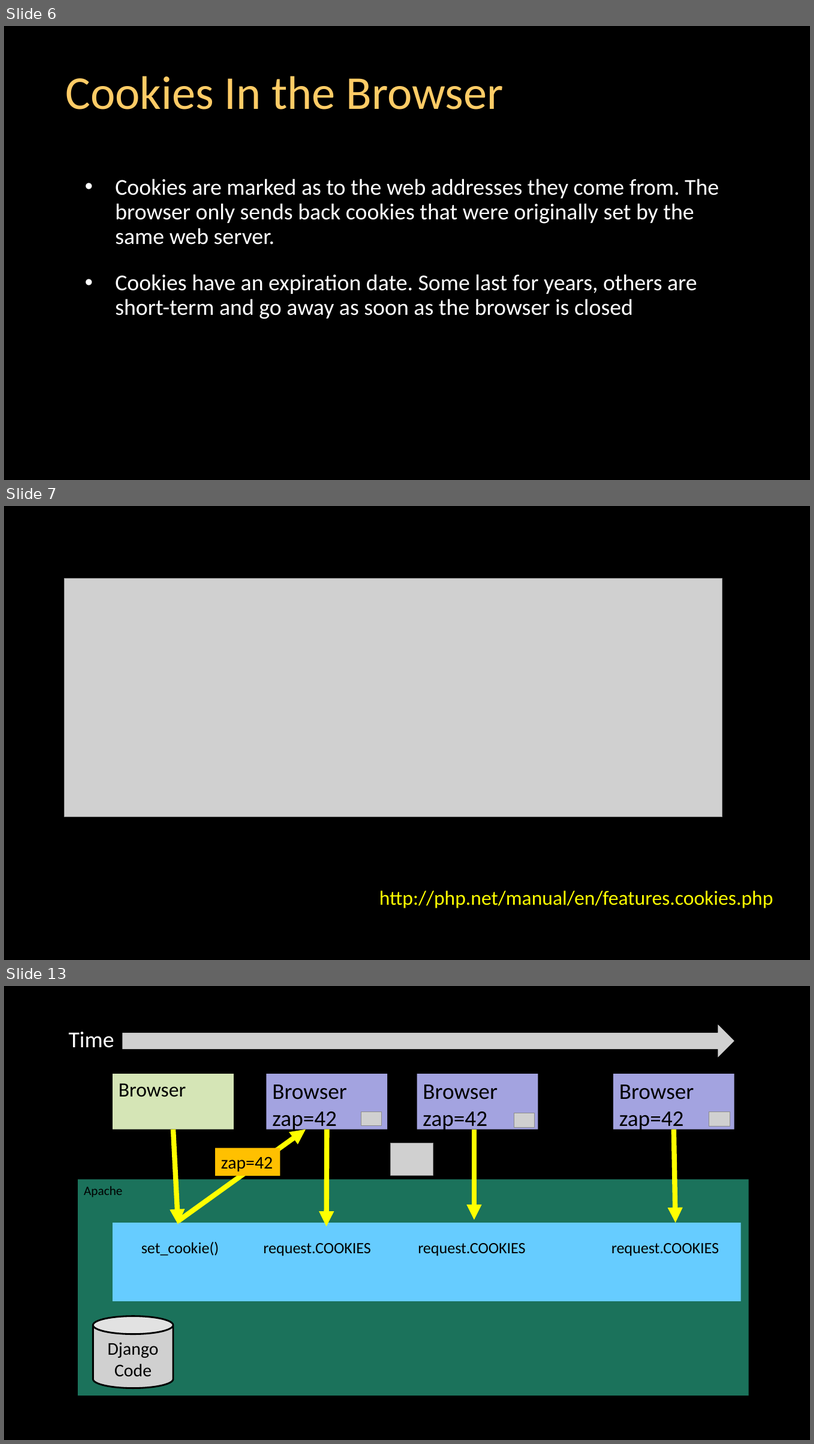
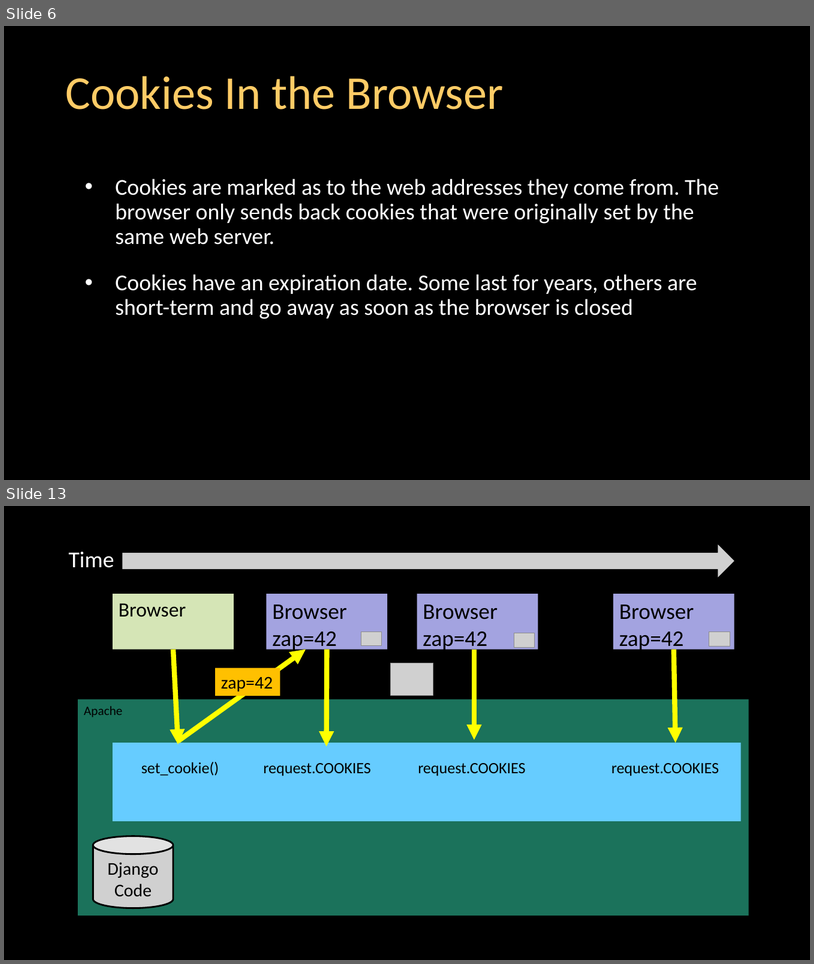
Before and after one commit to csev/dj4e, a slide deck: lectures/DJ-07-Cookies-Sessions.pptx. Shown one above the other, each under a label of ours: slides 6, 7 and 13 before the commit, slides 6 and 13 after it; the slides between them are not shown. The pictures are 814x1444 and 814x964 pixels, drawn with LibreOffice and Linux fonts; fonts in the diff are those of the drawing; grey boxes stand for pictures. Boxes give left, top, right and bottom in pixels: in the first picture for what was removed or moved away, otherwise in the second. Text is boxed around its words. In the diff, an @@ line names an element or a change of style, - is before the commit and + after.

```diff
--- a/lectures/DJ-07-Cookies-Sessions.pptx
+++ b/lectures/DJ-07-Cookies-Sessions.pptx
@@ slide 7 removed at [4, 506, 810, 960], background #000000 @@
@@ picture removed at [65, 578, 723, 816] @@
@@ text removed at [380, 890, 774, 908] @@
-http://php.net/manual/en/features.cookies.php
```
Also in this commit, not shown: 8 slides changed, 7 slides added, 5 other slides removed, 7 other files.
